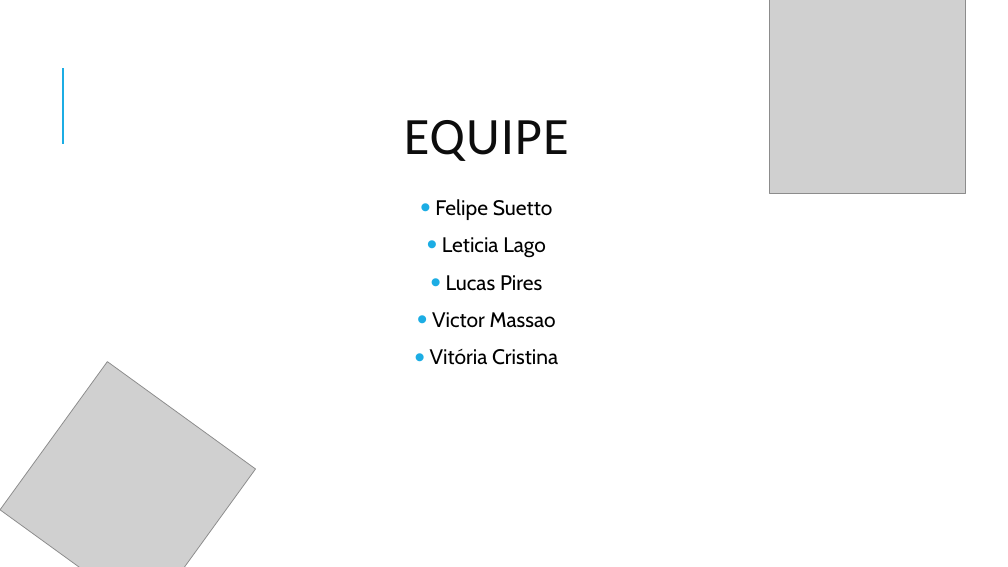
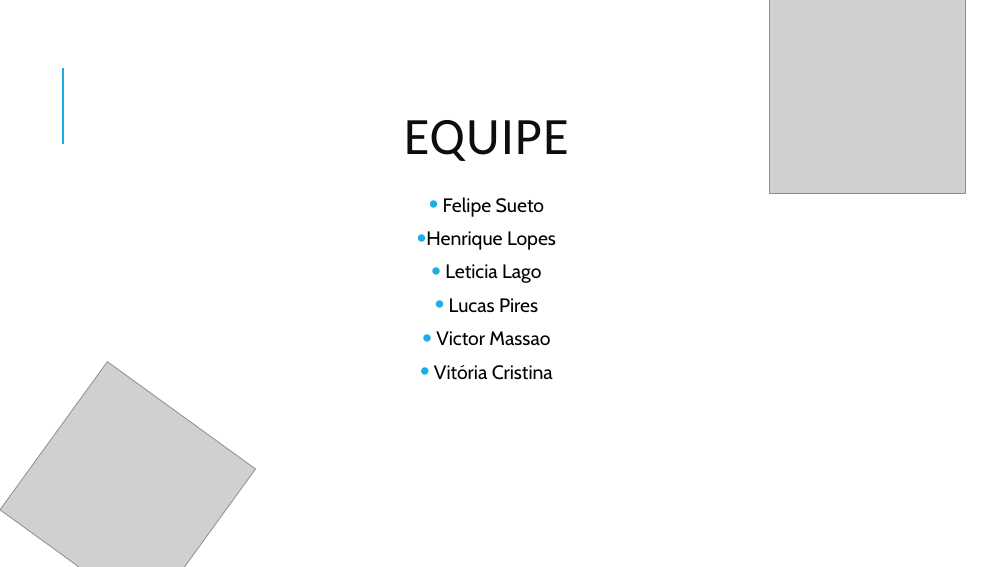
Before and after one commit to viihsales/totem-monitoring, a slide deck: slide 2 of documentacao/apresentacao/totem_Monitoring.pptx. Drawn at 1008x567 pixels with LibreOffice and Linux fonts; fonts in the diff are those of the drawing; grey boxes stand for pictures. Boxes give left, top, right and bottom in pixels: in the first picture for what was removed or moved away, otherwise in the second. Text is boxed around its words. In the diff, an @@ line names an element or a change of style, - is before the commit and + after.

```diff
--- a/documentacao/apresentacao/totem_Monitoring.pptx
+++ b/documentacao/apresentacao/totem_Monitoring.pptx
@@ text at [426, 197, 556, 250]: text changed; size 20 to 18.5 pt @@
-• Felipe Suetto
+• Felipe Sueto
+• Henrique Lopes
@@ text at [434, 264, 553, 380]: size 20 to 18.5 pt in "Leticia Lago", "Lucas Pires", "Victor Massao", "Vitória Cristina"; line spacing 0.9 to 0.8 @@
```
Also in this commit, not shown: 1 other slide changed.
